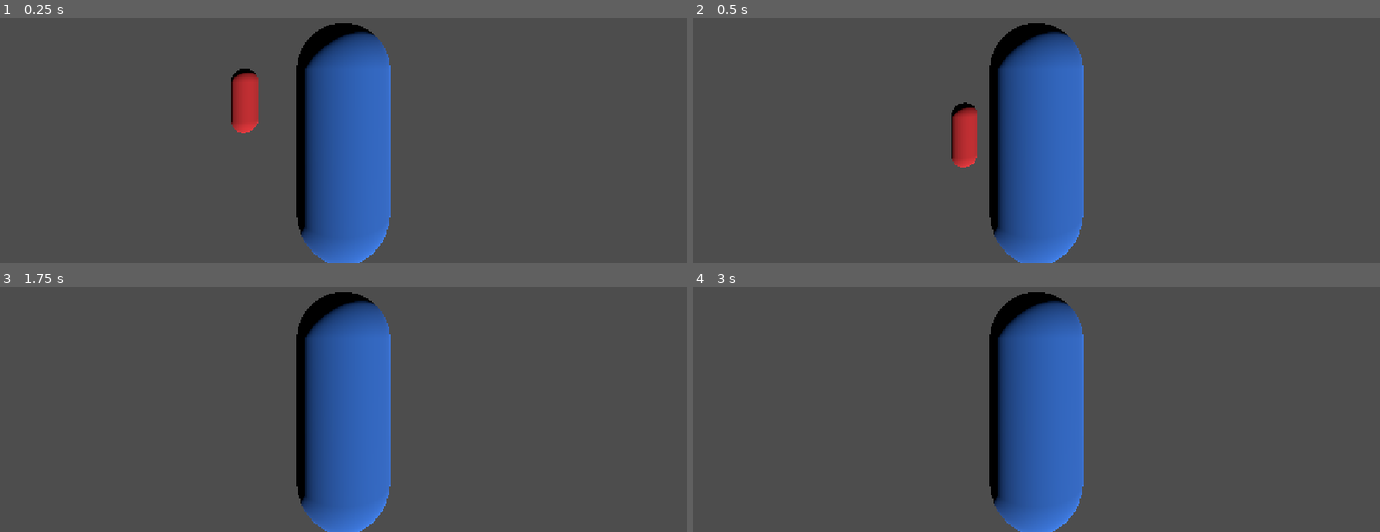
Above: before the commit, frames 1-4 (two rows, left to right).
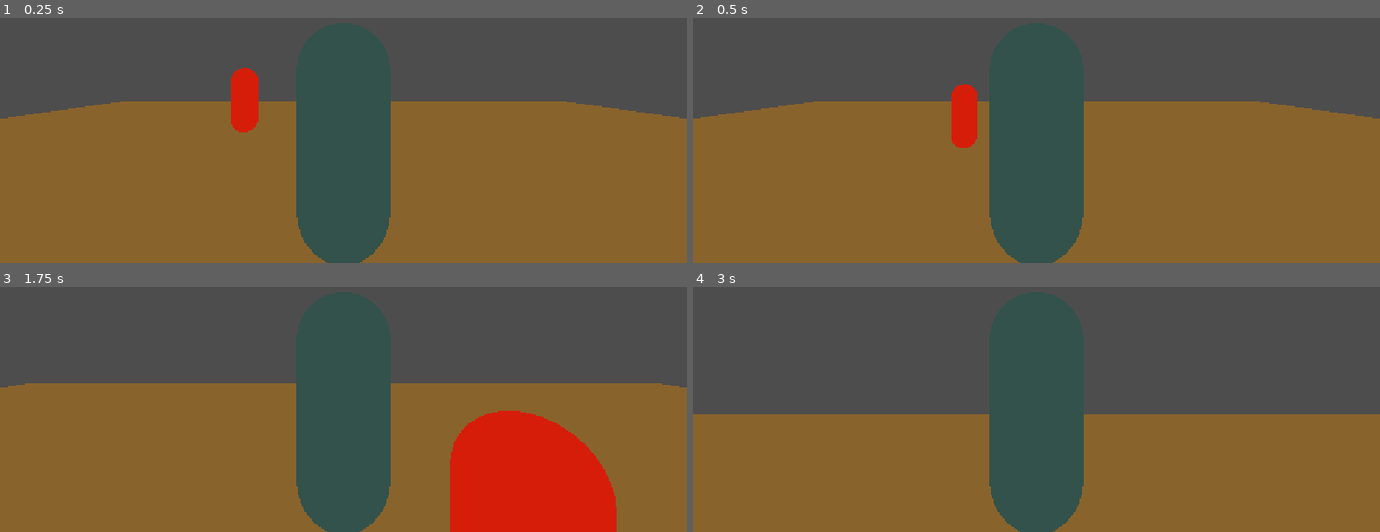
Above: after the commit, the same moments.

Repository: 1sabellavr/Parciar2VideoJuegos
Game: Godot game, scene res://Nivel.tscn
Same seed, same stepped clock (60 frames per second), same inputs: the game is played once before the commit and once after it.
Inputs (mouse positions are in pixels of both pictures, inside the frame that each line leads up to):
- Up to frame 1 (0.25 s): no input
- Up to frame 2 (0.5 s): no input
- Up to frame 3 (1.75 s): move the mouse to (377, 336) at 0.52 s; hold E (accion) 0.53-1.28 s; hold W (move_up) from 0.53 s (still down); tap Enter at 1.25 s; move the mouse to (309, 340) at 1.27 s; tap E (accion) at 1.35 s
- Up to frame 4 (3 s): keep holding W (move_up); move the mouse to (1050, 331) at 2.02 s; hold E (accion) 2.03-2.78 s; tap Space at 2.75 s; move the mouse to (1029, 345) at 2.77 s; tap E (accion) at 2.85 s

The runs differ from the first frame. In frame 1, 69% of the frame differs, in the area x 0-100%, y 2-100%; in frame 2, 69%; in frame 3, 65%; in frame 4, 54%.

Commit message:
ajuste la luz, la posicion del enemigo y del jugador

Diff:
--- a/Turno 2/Proyecto_Parcial_Corte2_B/Nivel.tscn
+++ b/Turno 2/Proyecto_Parcial_Corte2_B/Nivel.tscn
@@ -1,30 +1,35 @@
-[gd_scene load_steps=5 format=3]
+[gd_scene format=3 uid="uid://c0a5vjiimsh0n"]
 
-[ext_resource type="PackedScene" path="res://Jugador.tscn" id="1_jug"]
-[ext_resource type="PackedScene" path="res://Enemigo.tscn" id="2_ene"]
+[ext_resource type="PackedScene" uid="uid://c6p283s2aphl1" path="res://Jugador.tscn" id="1_jug"]
+[ext_resource type="PackedScene" uid="uid://ddc5gpoe4iato" path="res://Enemigo.tscn" id="2_ene"]
 [ext_resource type="PackedScene" path="res://Puerta.tscn" id="3_pue"]
+[ext_resource type="PackedScene" uid="uid://dc4fu8io5wtdj" path="res://Piso.tscn" id="4_0b6j0"]
 
 [sub_resource type="Environment" id="Environment_mundo"]
 background_mode = 2
 ambient_light_source = 3
+ambient_light_color = Color(0.9890786, 0.72603965, 0.3500858, 1)
 reflected_light_source = 2
 
-[node name="Nivel" type="Node3D"]
+[node name="Nivel" type="Node3D" unique_id=81946516]
 
-[node name="WorldEnvironment" type="WorldEnvironment" parent="."]
+[node name="Piso" parent="." unique_id=774625973 instance=ExtResource("4_0b6j0")]
+transform = Transform3D(1, 0, 0, 0, 1, 0, 0, 0, 1, 0, -1.0173473, 0)
+
+[node name="WorldEnvironment" type="WorldEnvironment" parent="." unique_id=700118966]
 environment = SubResource("Environment_mundo")
 
-[node name="DirectionalLight3D" type="DirectionalLight3D" parent="."]
-transform = Transform3D(0.866, 0, 0.5, 0.383, 0.6428, -0.6634, -0.3214, 0.766, 0.5567, 0, 5, 0)
+[node name="DirectionalLight3D" type="DirectionalLight3D" parent="." unique_id=1738994569]
+transform = Transform3D(0.84773934, 0.04118305, 0.52877694, 0.38289374, 0.64231175, -0.6639311, -0.3669788, 0.76530206, 0.52877694, 0, 10, 0)
 shadow_enabled = true
 
-[node name="MarcaAparicion" type="Marker3D" parent="." groups=["player"]]
-transform = Transform3D(1, 0, 0, 0, 1, 0, 0, 0, 1, 0, 0, 0)
+[node name="MarcaAparicion" type="Marker3D" parent="." unique_id=1015313083 groups=["player"]]
 
-[node name="Jugador" parent="." instance=ExtResource("1_jug")]
+[node name="Jugador" parent="." unique_id=1860064551 instance=ExtResource("1_jug")]
+transform = Transform3D(1, 0, 0, 0, 1, 0, 0, 0, 1, 0, -0.015318751, 0)
 
-[node name="Enemigo" parent="." instance=ExtResource("2_ene")]
+[node name="Enemigo" parent="." unique_id=1367058967 instance=ExtResource("2_ene")]
 transform = Transform3D(1, 0, 0, 0, 1, 0, 0, 0, 1, -3, 0, -5)
 
-[node name="Puerta" parent="." instance=ExtResource("3_pue")]
+[node name="Puerta" parent="." unique_id=1661576551 instance=ExtResource("3_pue")]
 transform = Transform3D(1, 0, 0, 0, 1, 0, 0, 0, 1, 4, 1, 0)
